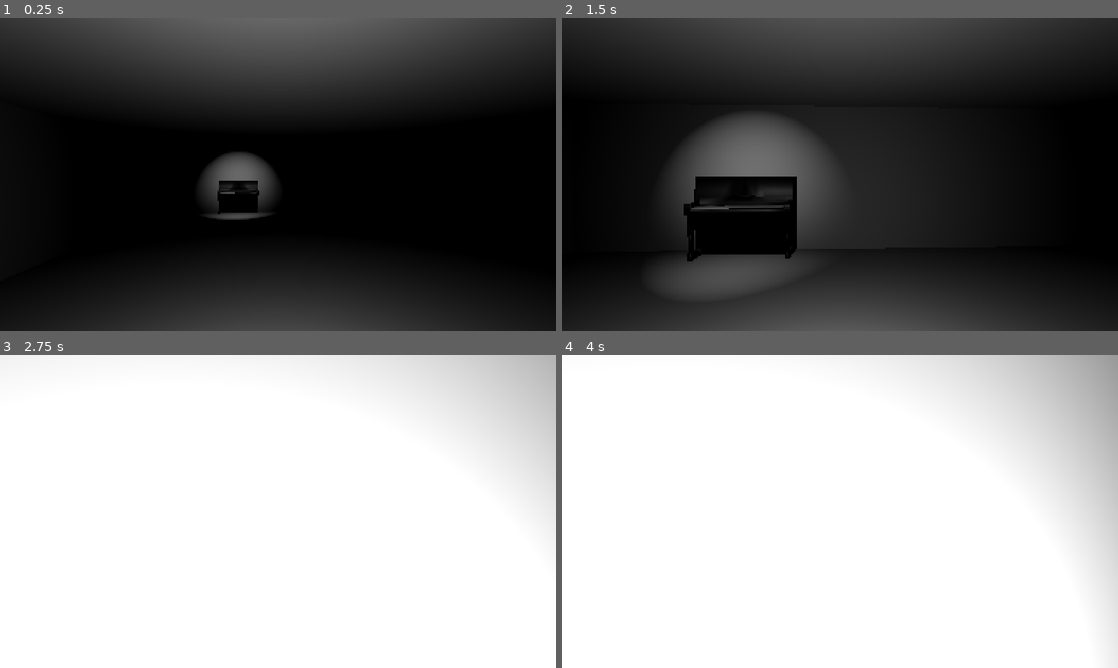
Above: before the commit, frames 1-4 (two rows, left to right).
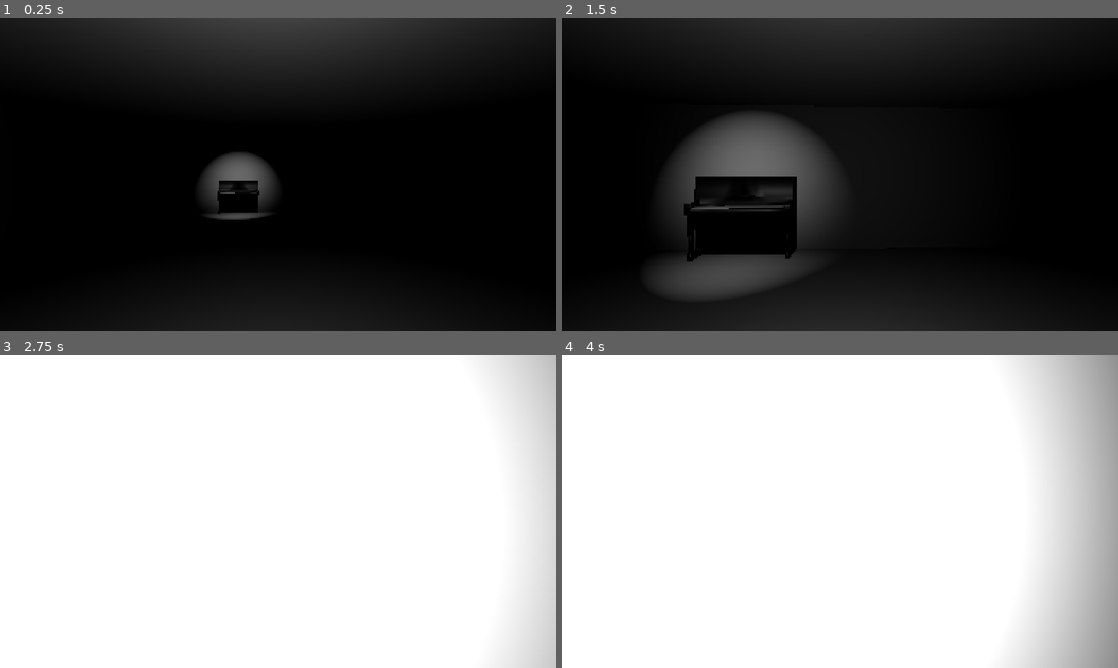
Above: after the commit, the same moments.

Repository: Quit975/HauntedMelodyJam
Game: Godot game, scene res://house/house_level.tscn
Two runs of this game, one before a commit and one after it. Both use one fixed random seed, a clock stepped at 60 frames per second and the inputs below.
Inputs (mouse positions are in pixels of both pictures, inside the frame that each line leads up to):
- Up to frame 1 (0.25 s): no input
- Up to frame 2 (1.5 s): move the mouse to (867, 174) at 0.52 s; hold W (move_forward) from 0.53 s (still down); move the mouse to (812, 174) at 1.27 s
- Up to frame 3 (2.75 s): keep holding W (move_forward); move the mouse to (289, 505) at 2.02 s
- Up to frame 4 (4 s): keep holding W (move_forward); tap Enter at 2.75 s; move the mouse to (834, 517) at 2.77 s; tap Space at 3.5 s; move the mouse to (878, 514) at 3.52 s

The runs differ from the first frame. In frame 1, 21% of the frame differs, in the area x 0-100%, y 0-100%; in frame 2, 16%; in frame 3, 4.9%; in frame 4, 9.8%.

Commit message:
Adjusted lighting

Diff:
--- a/house/house_level.tscn
+++ b/house/house_level.tscn
@@ -19,7 +19,7 @@
 sky = SubResource("Sky_lx1vo")
 tonemap_mode = 2
 ssao_enabled = true
-ssao_radius = 6.0
+ssao_radius = 10.0
 ssao_intensity = 16.0
 ssao_horizon = 0.16
 ssao_sharpness = 0.17
@@ -42,7 +42,9 @@
 transform = Transform3D(0.130665, 0, 0.991427, 0, 1, 0, -0.991427, 0, 0.130665, 0.728344, 0.0381176, 1.52876)
 
 [node name="OmniLight3D" type="OmniLight3D" parent="player"]
-transform = Transform3D(0.130665, 0, -0.991426, 0, 1, 0, 0.991426, 0, 0.130665, 0, 0, 0)
+transform = Transform3D(0.130665, 0, -0.991426, 0, 1, 0, 0.991426, 0, 0.130665, 0, 0.506808, 0)
+light_energy = 0.3
+light_indirect_energy = 0.2
 omni_range = 6.9416
 omni_attenuation = 3.13834
 
